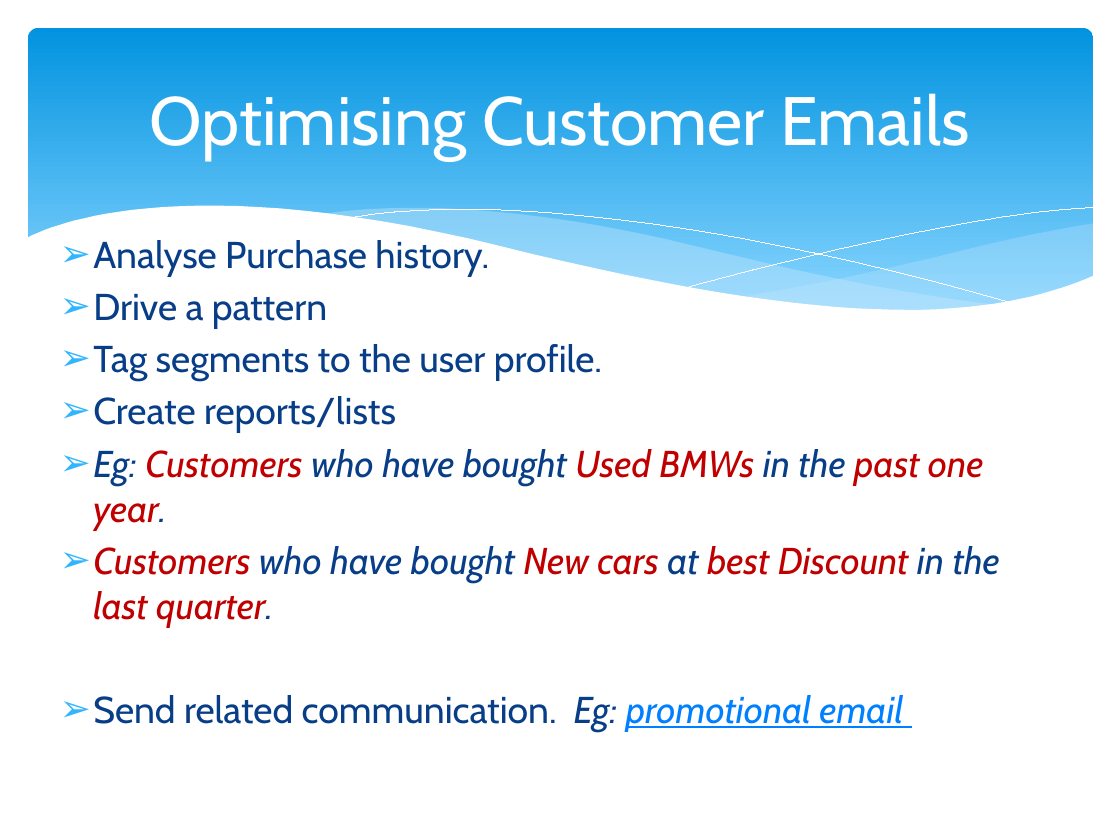
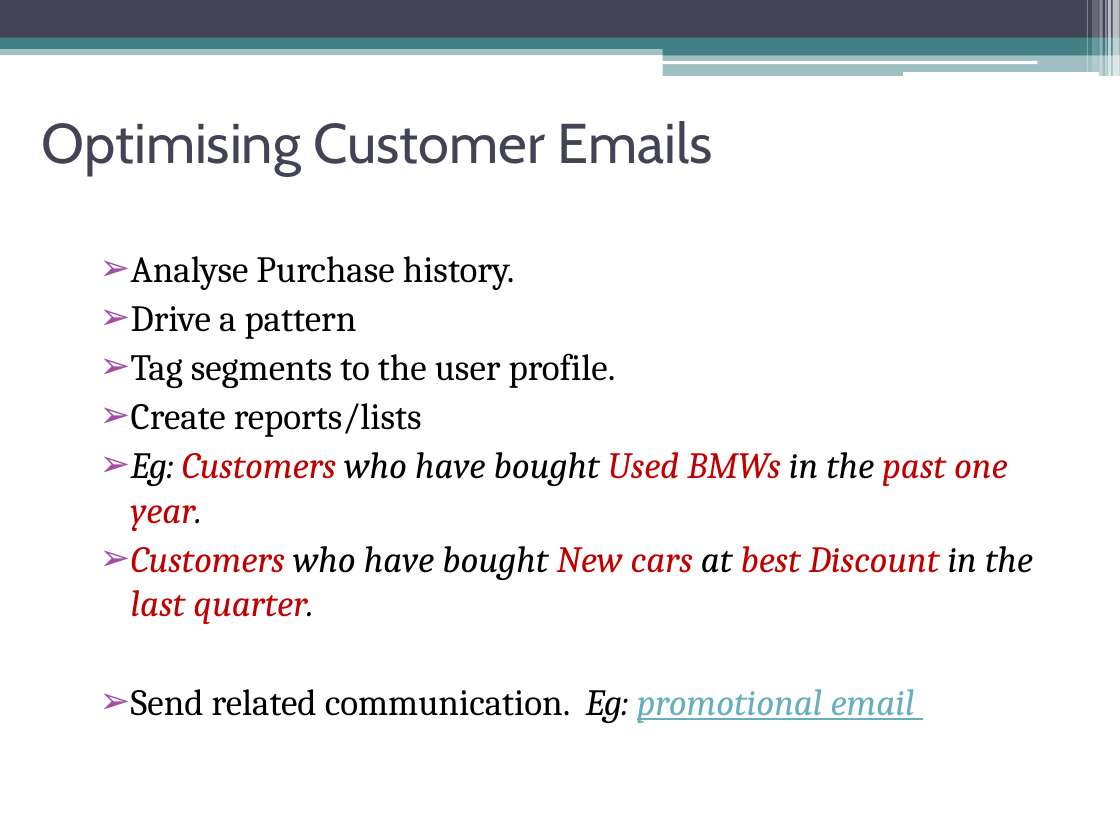
Before and after one commit to mausamiibs/mausamiibs.github.io, a slide deck: slide 5 of Marketing Automation for Network4cars.pptx. Drawn at 1120x840 pixels with LibreOffice and Linux fonts; fonts in the diff are those of the drawing. Boxes give left, top, right and bottom in pixels: in the first picture for what was removed or moved away, otherwise in the second. Text is boxed around its words. In the diff, an @@ line names an element or a change of style, - is before the commit and + after.

```diff
--- a/Marketing Automation for Network4cars.pptx
+++ b/Marketing Automation for Network4cars.pptx
@@ rectangle added at <box>0,0,1120,38</box>, fill #424456 @@
@@ rounded rectangle removed at <box>28,28,1093,330</box> @@
@@ rectangle added at <box>1086,0,1088,72</box>, fill #FFFFFF at 30% opacity @@
@@ rectangle added at <box>1092,0,1099,72</box>, fill #FFFFFF at 20% opacity @@
@@ rectangle added at <box>1100,0,1103,76</box>, fill #FFFFFF at 40% opacity @@
@@ rectangle added at <box>1105,0,1107,76</box>, fill #FFFFFF at 60% opacity @@
@@ rectangle added at <box>1108,0,1111,76</box>, fill #FFFFFF at 65% opacity @@
@@ rectangle added at <box>1113,0,1120,76</box>, fill #FFFFFF at 65% opacity @@
@@ rectangle added at <box>0,45,1120,55</box>, fill #438086 at 50% opacity @@
@@ rectangle added at <box>0,38,1120,49</box>, fill #438086 @@
@@ rectangle added at <box>663,44,1120,55</box>, fill #438086 @@
@@ rectangle added at <box>663,54,1120,76</box>, fill #438086 at 50% opacity @@
@@ rounded rectangle added at <box>662,60,1037,64</box>, fill #FFFFFF @@
@@ rounded rectangle added at <box>903,72,1099,76</box>, fill #FFFFFF @@
@@ title "Optimising Customer Emails": place and size @@
-title "Optimising Customer Emails" at <box>150,93,969,161</box>
+title "Optimising Customer Emails" at <box>42,121,713,175</box>
@@ title "Optimising Customer Emails" at <box>42,121,713,175</box>: size 44 to 36 pt, text colour #FFFFFF to #424456; alignment centre to left @@
@@ group removed at <box>26,206,1094,368</box>: 5 freeform shapes @@
@@ text "Analyse Purchase history.": place and size @@
-text "Analyse Purchase history." at <box>93,236,1000,732</box>
+text "Analyse Purchase history." at <box>131,256,1033,723</box>
@@ text "Analyse Purchase history." at <box>131,256,1033,723</box>: size 24 to 23.8 pt, font Cabin to Cambria; text colour #073E87 to #000000 in "Analyse Purchase history.", "Drive a pattern", "Tag segments to the user profile.", "Create reports/lists" and 3 more places; text colour #0080FF to #67AFBD in "promotional email"; indent changed; less space between paragraphs; bullet colour #31B6FD to #A04DA3 @@
```
Also in this commit, not shown: 20 other slides changed.
